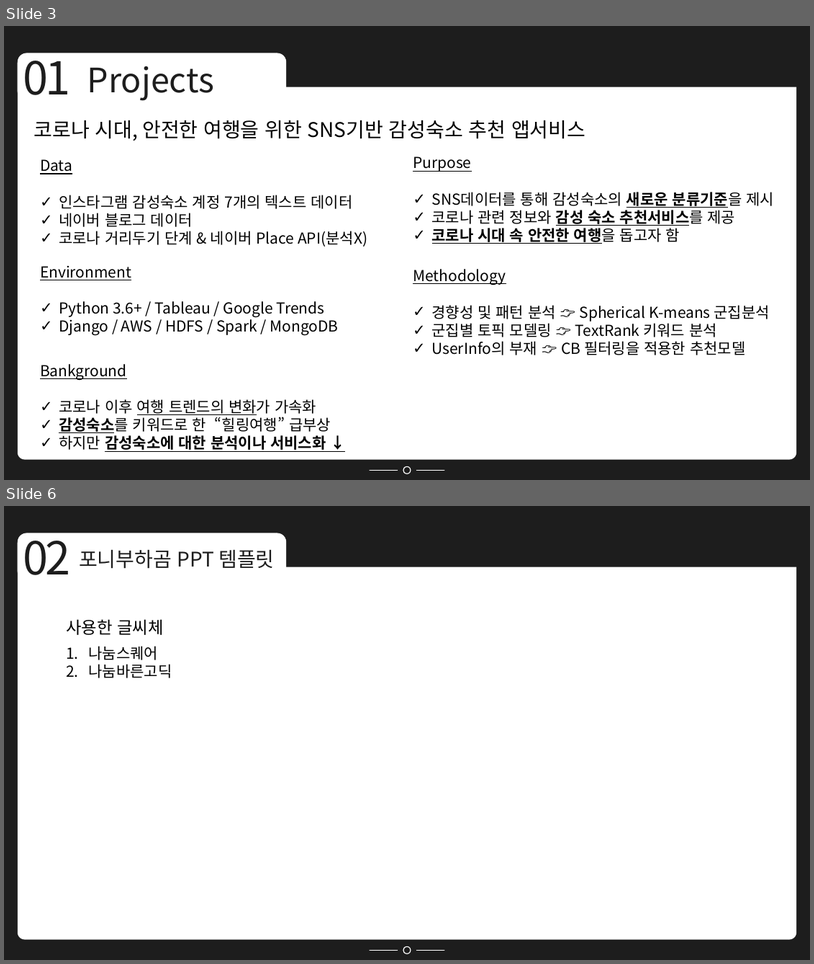
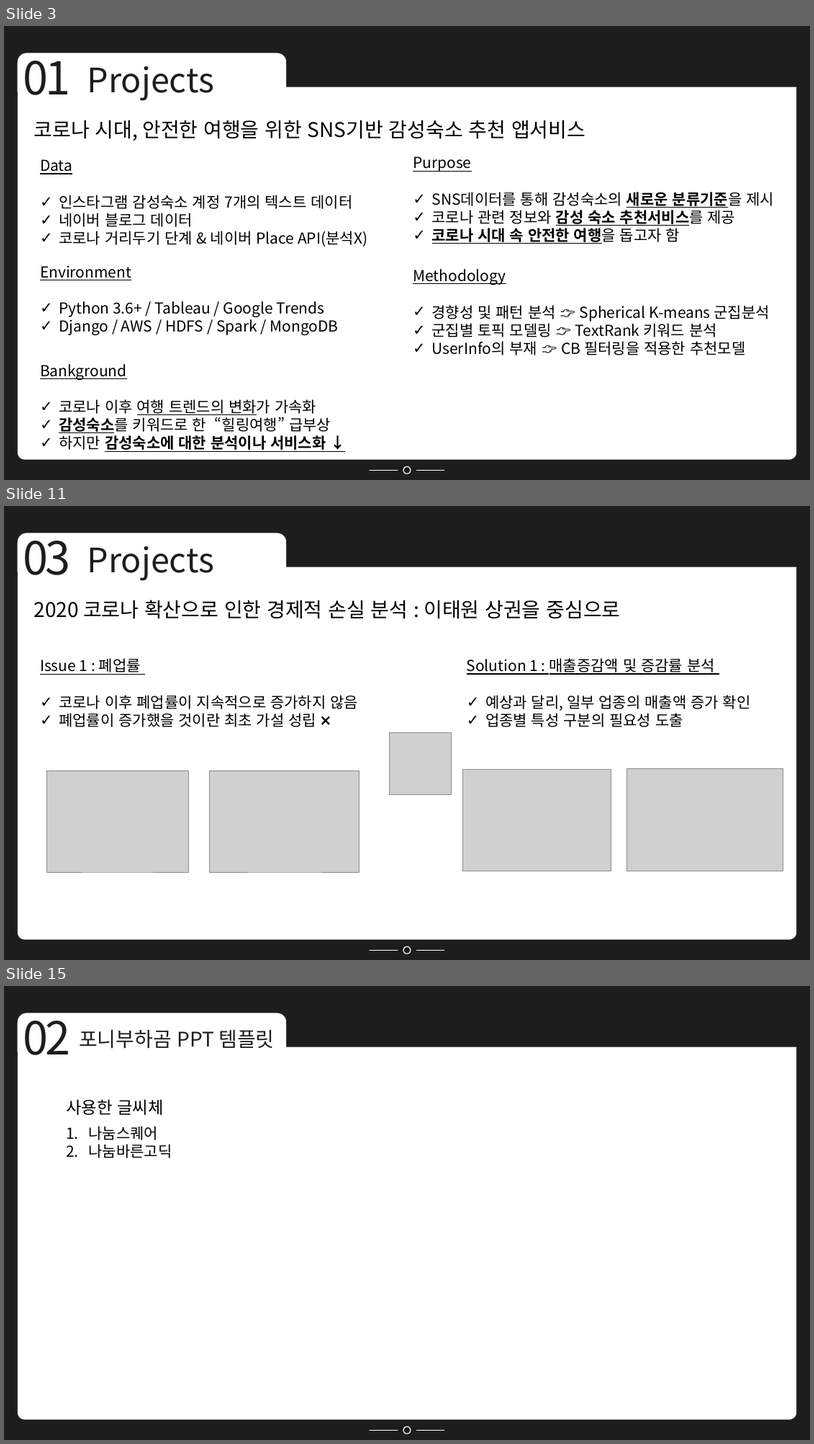
Before and after one commit to Minsung-commit/TIL, a slide deck: 포트폴리오 NEW.pptx. Shown one above the other, each under a label of ours: slides 3 and 6 before the commit, slides 3, 11 and 15 after it; the slides between them are not shown. The pictures are 814x964 and 814x1444 pixels, drawn with LibreOffice and Linux fonts; fonts in the diff are those of the drawing; grey boxes stand for pictures. Boxes give left, top, right and bottom in pixels: in the first picture for what was removed or moved away, otherwise in the second. Text is boxed around its words. In the diff, an @@ line names an element or a change of style, - is before the commit and + after.

```diff
--- a/포트폴리오 NEW.pptx
+++ b/포트폴리오 NEW.pptx
@@ slide 11 added at bbox=[4, 506, 810, 960], background #1D1D1D; not listed: 6 template elements that a slide beside it also shows @@
@@ text added at bbox=[23, 529, 70, 575], 54 pt, text #1D1D1D @@
+03
@@ text added at bbox=[88, 546, 214, 581], 40 pt, text #1D1D1D @@
+Projects
@@ text added at bbox=[34, 600, 621, 619], 24 pt, text #000000 @@
+2020 코로나 확산으로 인한 경제적 손실 분석 : 이태원 상권을 중심으로
@@ text added at bbox=[40, 658, 358, 727], 18 pt, text #000000 @@
+Issue 1 : 폐업률
+✓ 코로나 이후 폐업률이 지속적으로 증가하지 않음
+✓ 폐업률이 증가했을 것이란 최초 가설 성립 ❌
@@ text added at bbox=[467, 658, 751, 727], 18 pt, text #000000 @@
+Solution 1 : 매출증감액 및 증감률 분석
+✓ 예상과 달리, 일부 업종의 매출액 증가 확인
+✓ 업종별 특성 구분의 필요성 도출
@@ picture added at bbox=[389, 732, 452, 795] @@
@@ picture added at bbox=[47, 770, 188, 871] @@
@@ picture added at bbox=[210, 770, 359, 871] @@
@@ picture added at bbox=[463, 769, 611, 870] @@
@@ picture added at bbox=[627, 769, 783, 871] @@
@@ what was slide 6 is now slide 15 @@
```
Also in this commit, not shown: 1 slide changed, 9 other slides added, 1 slide removed.
